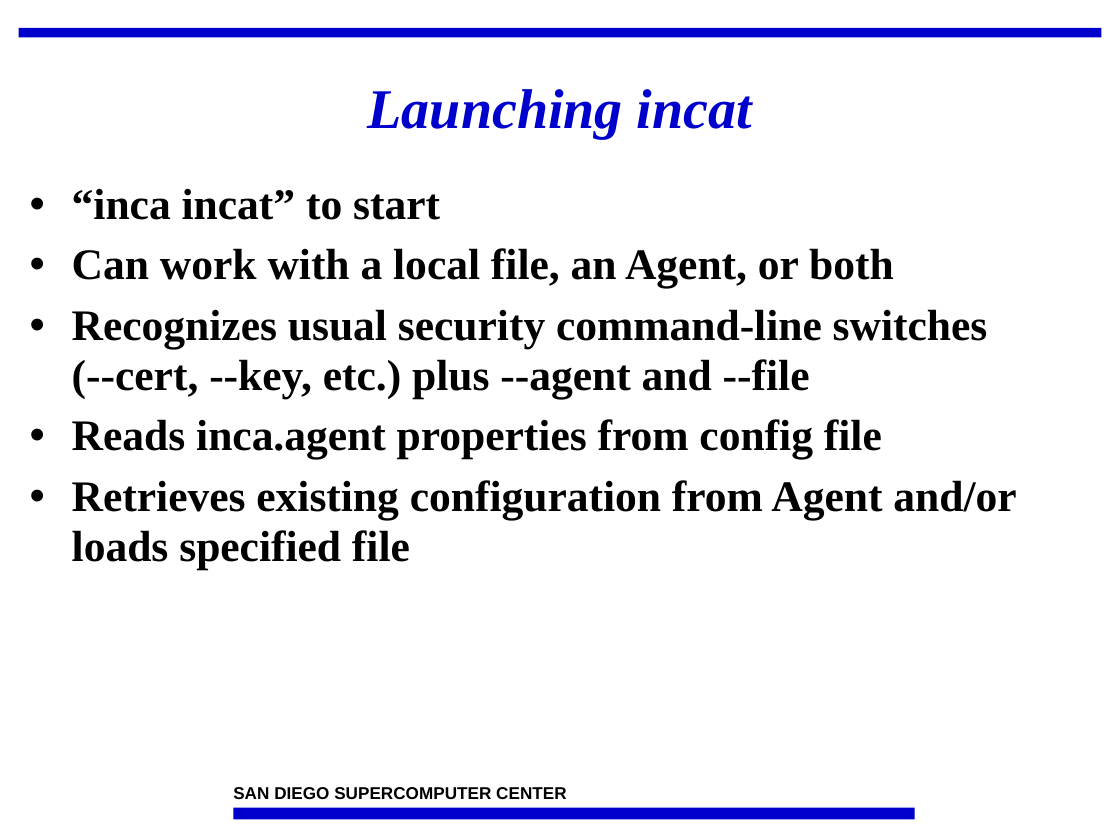
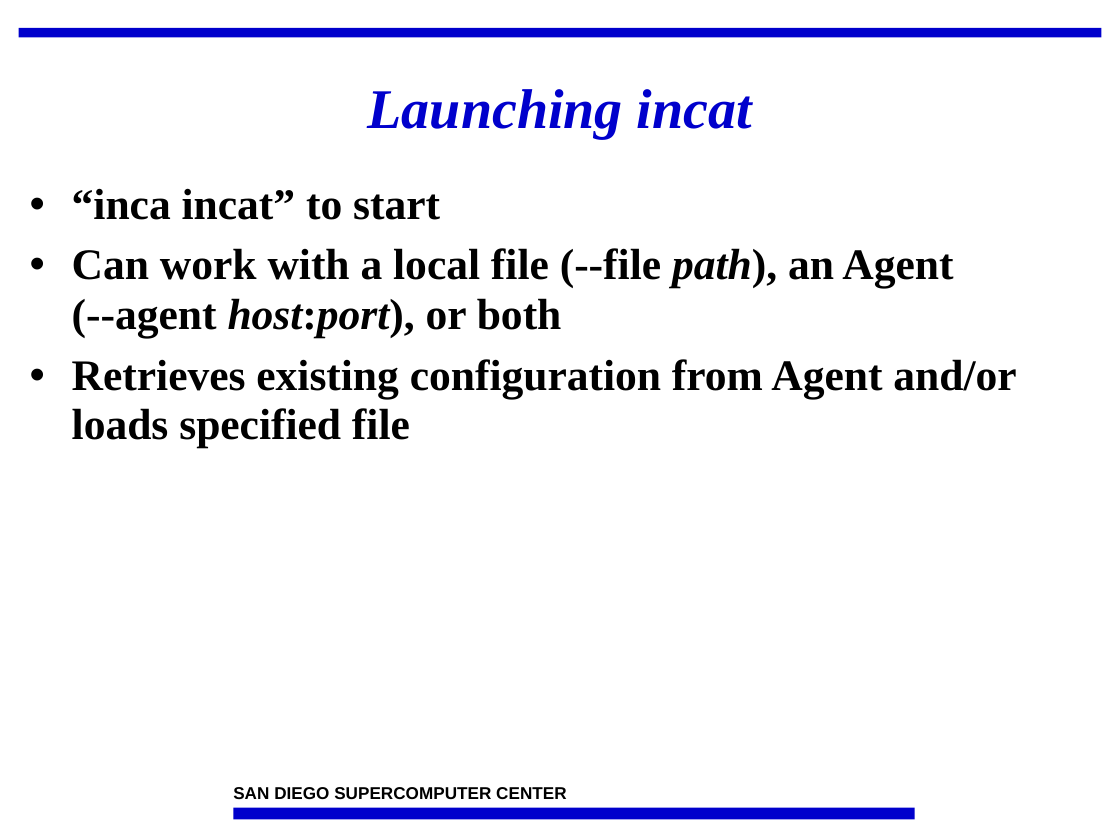
Before and after one commit to IncaProject/inca-xsede, a slide deck: slide 4 of talks/feb-06-workshop/incat.ppt (slide 3 before the commit). Drawn at 1120x840 pixels with LibreOffice and Linux fonts; fonts in the diff are those of the drawing; background and template pictures are left out. Boxes give left, top, right and bottom in pixels: in the first picture for what was removed or moved away, otherwise in the second. Text is boxed around its words. In the diff, an @@ line names an element or a change of style, - is before the commit and + after.

```diff
--- a/talks/feb-06-workshop/incat.ppt
+++ b/talks/feb-06-workshop/incat.ppt
@@ text at <box>72,248,953,338</box>: text changed @@
-• Can work with a local file, an Agent, or both
-• Recognizes usual security command-line switches
-  (--cert, --key, etc.) plus --agent and --file
-• Reads inca.agent properties from config file
+• Can work with a local file (--file path), an Agent
+  (--agent host:port), or both
```
Also in this commit, not shown: 6 other slides changed, 2 slides added.
